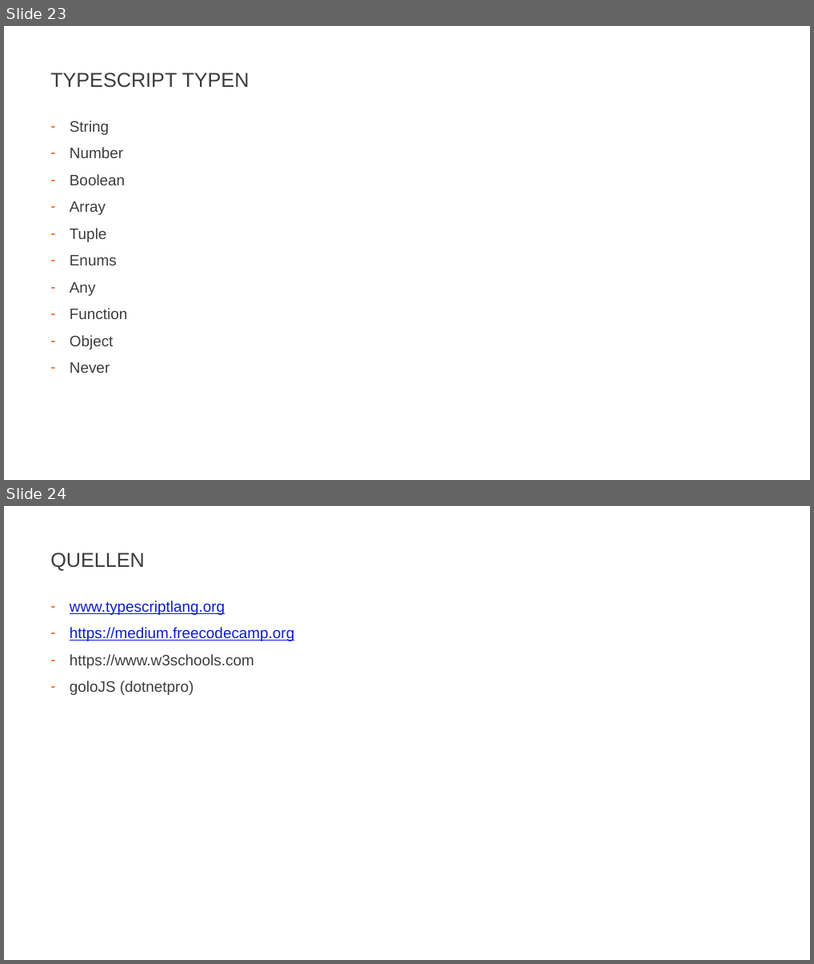
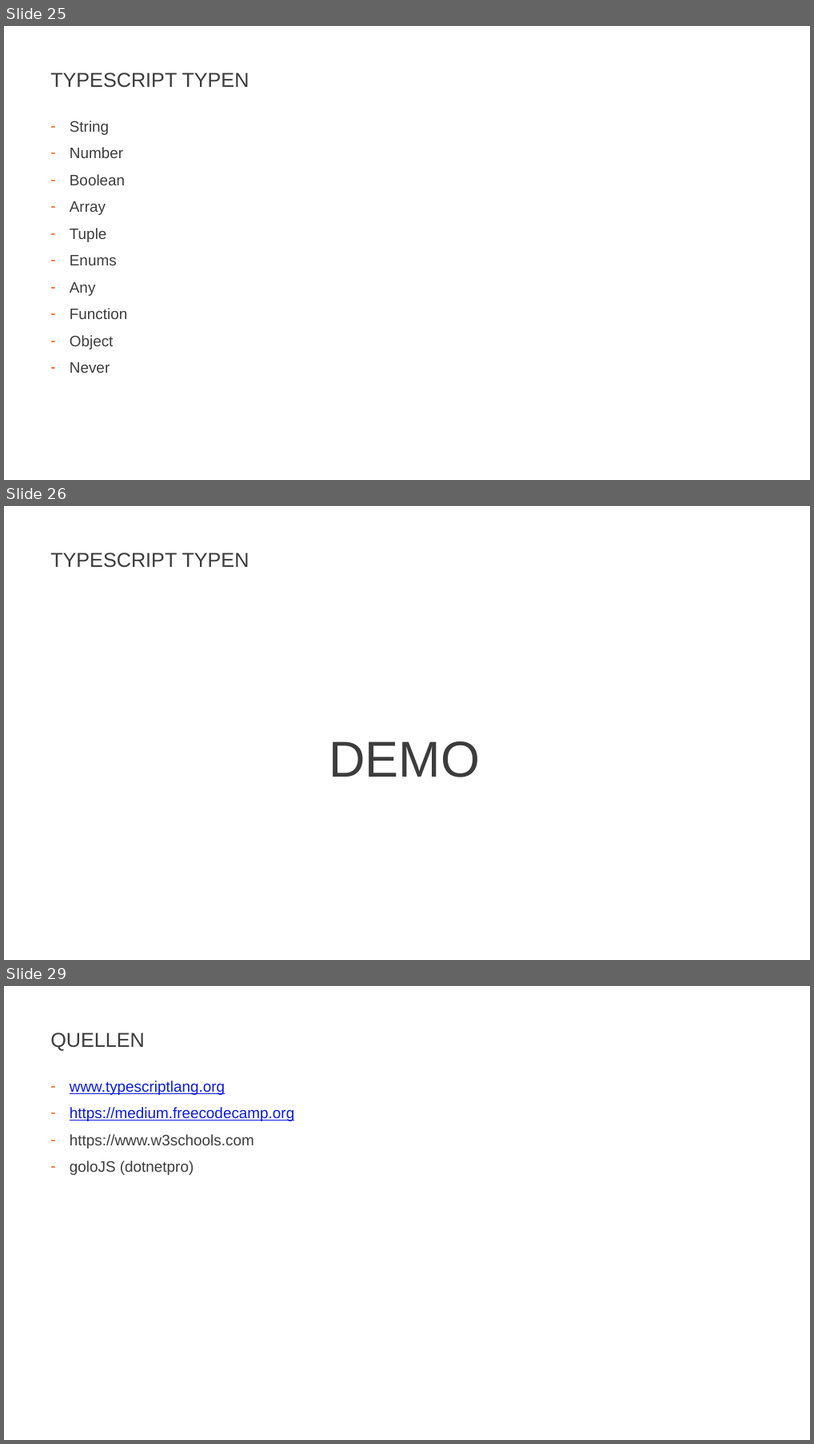
Before and after one commit to JohannesFeige/typescriptTrainingGrundlagen, a slide deck: TypeScriptBasics.pptx. Shown one above the other, each under a label of ours: slides 23 and 24 before the commit, slides 25, 26 and 29 after it; the slides between them are not shown. The pictures are 814x964 and 814x1444 pixels, drawn with LibreOffice and Linux fonts; fonts in the diff are those of the drawing; background and template pictures are left out. Boxes give left, top, right and bottom in pixels: in the first picture for what was removed or moved away, otherwise in the second. Text is boxed around its words. In the diff, an @@ line names an element or a change of style, - is before the commit and + after.

```diff
--- a/TypeScriptBasics.pptx
+++ b/TypeScriptBasics.pptx
@@ slide 26 added at [4,506,810,960], background #FFFFFF @@
@@ title added at [50,552,250,568], 24 pt, text #3C3C3C @@
+TYPESCRIPT TYPEN
@@ text added at [329,741,480,777], 60 pt, text #3C3C3C @@
+DEMO
@@ what was slide 23 is now slide 25 @@
@@ what was slide 24 is now slide 29 @@
```
Also in this commit, not shown: 8 slides changed, 4 other slides added, 7 other files.
